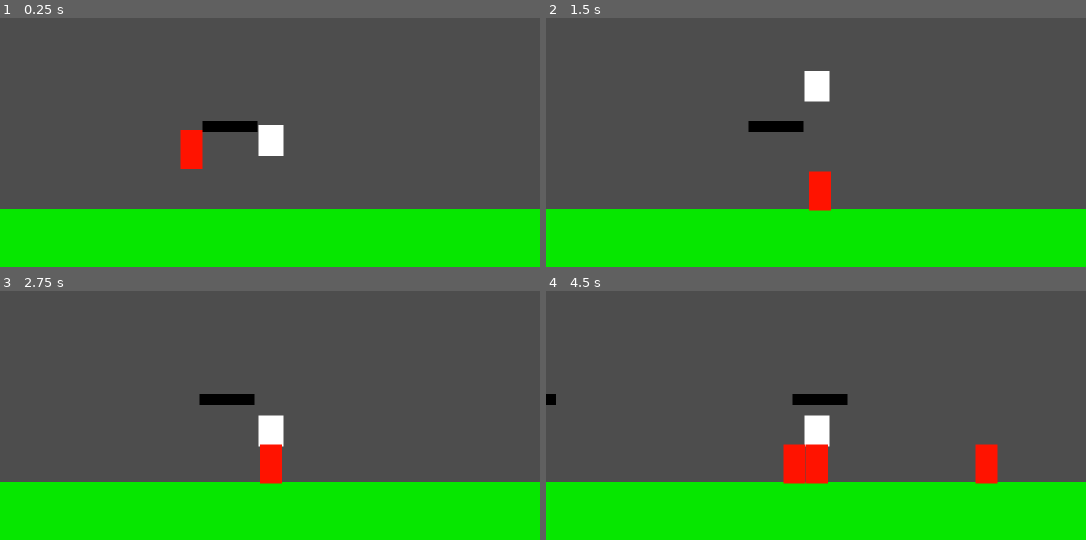
Above: before the commit, frames 1-4 (two rows, left to right).
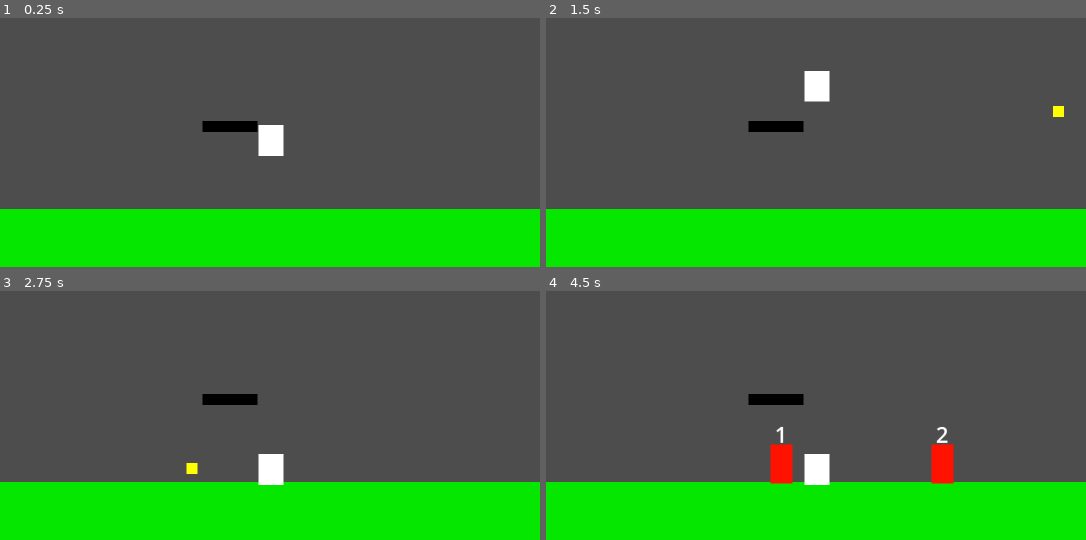
Above: after the commit, the same moments.

Repository: Sergio-Silva-Sousa/popi
Game: Godot game, scene res://scenes/world.tscn
The game is run twice, just before and just after one commit, with the same random seed, the same clock (stepped at 60 frames per second) and the same inputs.
Inputs:
- Up to frame 1 (0.25 s): no input
- Up to frame 2 (1.5 s): hold D (shot_right, bound only after the commit) from 0.53 s (still down); tap Space (jump) at 0.77 s
- Up to frame 3 (2.75 s): tap Space (jump) at 1.52 s; release D (shot_right, bound only after the commit) at 2.03 s; hold A (shot_left, bound only after the commit) from 2.03 s (still down)
- Up to frame 4 (4.5 s): release A (shot_left, bound only after the commit) at 2.78 s; hold D (shot_right, bound only after the commit) 2.78-4.28 s; tap Space (jump) at 3.02, 3.77 s; hold A (shot_left, bound only after the commit) from 4.28 s (still down)

The runs differ from the first frame. In frame 1, 0.7% of the frame differs, in the area x 33-38%, y 44-61%; in frame 2, 0.7%; in frame 3, 1.5%; in frame 4, 4.4%, in the area x 0-84%, y 41-78%.

Commit message:
atualizaacao 2.1

Diff:
--- a/project.godot
+++ b/project.godot
@@ -23,9 +23,13 @@
 
 window/size/viewport_width=1920
 window/size/viewport_height=1080
-window/size/mode=3
+window/size/mode=2
 window/size/window_width_override=1080
 window/size/window_height_override=1920
+
+[global_group]
+
+bullet=""
 
 [input]
 
@@ -60,6 +64,30 @@
 , Object(InputEventJoypadButton,"resource_local_to_scene":false,"resource_name":"","device":-1,"button_index":0,"pressure":0.0,"pressed":true,"script":null)
 ]
 }
+shot_up={
+"deadzone": 0.5,
+"events": [Object(InputEventJoypadMotion,"resource_local_to_scene":false,"resource_name":"","device":-1,"axis":3,"axis_value":-1.0,"script":null)
+, Object(InputEventKey,"resource_local_to_scene":false,"resource_name":"","device":-1,"window_id":0,"alt_pressed":false,"shift_pressed":false,"ctrl_pressed":false,"meta_pressed":false,"pressed":false,"keycode":0,"physical_keycode":87,"key_label":0,"unicode":119,"location":0,"echo":false,"script":null)
+]
+}
+shot_down={
+"deadzone": 0.5,
+"events": [Object(InputEventKey,"resource_local_to_scene":false,"resource_name":"","device":-1,"window_id":0,"alt_pressed":false,"shift_pressed":false,"ctrl_pressed":false,"meta_pressed":false,"pressed":false,"keycode":0,"physical_keycode":83,"key_label":0,"unicode":115,"location":0,"echo":false,"script":null)
+, Object(InputEventJoypadMotion,"resource_local_to_scene":false,"resource_name":"","device":-1,"axis":3,"axis_value":1.0,"script":null)
+]
+}
+shot_left={
+"deadzone": 0.5,
+"events": [Object(InputEventJoypadMotion,"resource_local_to_scene":false,"resource_name":"","device":-1,"axis":2,"axis_value":-1.0,"script":null)
+, Object(InputEventKey,"resource_local_to_scene":false,"resource_name":"","device":-1,"window_id":0,"alt_pressed":false,"shift_pressed":false,"ctrl_pressed":false,"meta_pressed":false,"pressed":false,"keycode":0,"physical_keycode":65,"key_label":0,"unicode":97,"location":0,"echo":false,"script":null)
+]
+}
+shot_right={
+"deadzone": 0.5,
+"events": [Object(InputEventJoypadMotion,"resource_local_to_scene":false,"resource_name":"","device":-1,"axis":2,"axis_value":1.0,"script":null)
+, Object(InputEventKey,"resource_local_to_scene":false,"resource_name":"","device":-1,"window_id":0,"alt_pressed":false,"shift_pressed":false,"ctrl_pressed":false,"meta_pressed":false,"pressed":false,"keycode":0,"physical_keycode":68,"key_label":0,"unicode":100,"location":0,"echo":false,"script":null)
+]
+}
 
 [layer_names]
 
@@ -67,6 +95,9 @@
 2d_physics/layer_2="player"
 2d_physics/layer_3="coins"
 2d_physics/layer_4="enemy"
+2d_physics/layer_5="spawn"
+2d_physics/layer_6="bullet"
+2d_physics/layer_7="hitbox"
 
 [physics]
 
--- /dev/null
+++ b/scenes/bullet.tscn
@@ -0,0 +1,26 @@
+[gd_scene load_steps=3 format=3 uid="uid://bq7w07qdy3gnw"]
+
+[ext_resource type="Script" path="res://scripts/bullet.gd" id="1_4cb2p"]
+
+[sub_resource type="RectangleShape2D" id="RectangleShape2D_t4mg6"]
+
+[node name="bullet" type="Area2D" groups=["bullet"]]
+collision_layer = 32
+collision_mask = 65
+script = ExtResource("1_4cb2p")
+
+[node name="collider" type="CollisionShape2D" parent="."]
+shape = SubResource("RectangleShape2D_t4mg6")
+
+[node name="sprite" type="ColorRect" parent="."]
+offset_left = -10.0
+offset_top = -10.0
+offset_right = 10.0
+offset_bottom = 10.0
+color = Color(1, 1, 0, 1)
+
+[node name="VisibleOnScreenEnabler2D" type="VisibleOnScreenEnabler2D" parent="."]
+enable_node_path = NodePath("")
+
+[connection signal="area_shape_entered" from="." to="." method="_on_area_shape_entered"]
+[connection signal="body_entered" from="." to="." method="_on_body_entered"]
--- a/scenes/enemy.tscn
+++ b/scenes/enemy.tscn
@@ -1,11 +1,13 @@
-[gd_scene load_steps=3 format=3 uid="uid://b81nvsd43b12q"]
+[gd_scene load_steps=4 format=3 uid="uid://b81nvsd43b12q"]
 
 [ext_resource type="Script" path="res://scripts/enemy.gd" id="1_phors"]
+[ext_resource type="PackedScene" uid="uid://cs8plewehiv7j" path="res://scenes/hitbix_enemy.tscn" id="2_mllkc"]
 
 [sub_resource type="RectangleShape2D" id="RectangleShape2D_ps8aw"]
-size = Vector2(40, 70)
+size = Vector2(40, 71)
 
 [node name="enemy" type="CharacterBody2D"]
+position = Vector2(0, 2)
 collision_layer = 8
 collision_mask = 3
 script = ExtResource("1_phors")
@@ -18,5 +20,18 @@
 color = Color(1, 0.0745098, 0, 1)
 
 [node name="collider" type="CollisionShape2D" parent="."]
-position = Vector2(2, -23)
+position = Vector2(2, -24)
 shape = SubResource("RectangleShape2D_ps8aw")
+
+[node name="hibox_enemy" parent="." instance=ExtResource("2_mllkc")]
+position = Vector2(-3, -21)
+collision_layer = 72
+
+[node name="l_life" type="Label" parent="."]
+offset_left = -18.0
+offset_top = -105.0
+offset_right = 22.0
+offset_bottom = -50.0
+theme_override_font_sizes/font_size = 40
+text = "0"
+horizontal_alignment = 1
--- /dev/null
+++ b/scenes/hitbix_enemy.gd
@@ -0,0 +1,16 @@
+extends Area2D
+
+@onready var enemy:CharacterBody2D = get_parent()
+@onready var colision: CollisionShape2D = $colision
+@onready var icollider:CollisionShape2D= $"../collider"
+func _ready() -> void:
+	colision.global_position = icollider.global_position
+	colision.shape.size = icollider.shape.size
+
+
+
+
+
+func _on_area_shape_entered(_area_rid: RID, area: Area2D, _area_shape_index: int, _local_shape_index: int) -> void:
+	if area.is_in_group("bullet"):
+		get_parent().life -= 1
--- /dev/null
+++ b/scenes/hitbix_enemy.tscn
@@ -0,0 +1,15 @@
+[gd_scene load_steps=3 format=3 uid="uid://cs8plewehiv7j"]
+
+[ext_resource type="Script" path="res://scenes/hitbix_enemy.gd" id="1_nc10r"]
+
+[sub_resource type="RectangleShape2D" id="RectangleShape2D_c5mcx"]
+
+[node name="hibox_enemy" type="Area2D"]
+collision_layer = 64
+collision_mask = 32
+script = ExtResource("1_nc10r")
+
+[node name="colision" type="CollisionShape2D" parent="."]
+shape = SubResource("RectangleShape2D_c5mcx")
+
+[connection signal="area_shape_entered" from="." to="." method="_on_area_shape_entered"]
--- a/scenes/plataform.tscn
+++ b/scenes/plataform.tscn
@@ -4,6 +4,7 @@
 size = Vector2(100, 20)
 
 [node name="plataform" type="StaticBody2D"]
+collision_mask = 33
 
 [node name="collider" type="CollisionShape2D" parent="."]
 position = Vector2(-3, 0)
--- a/scenes/player.tscn
+++ b/scenes/player.tscn
@@ -7,7 +7,7 @@
 
 [node name="player" type="CharacterBody2D"]
 collision_layer = 2
-collision_mask = 13
+collision_mask = 29
 script = ExtResource("1_jtfdp")
 
 [node name="collider" type="CollisionShape2D" parent="."]
@@ -26,3 +26,16 @@
 limit_right = 1920
 limit_bottom = 1080
 limit_smoothed = true
+
+[node name="m_bullet" type="Marker2D" parent="."]
+position = Vector2(24, 1)
+
+[node name="cowndown_shot" type="Timer" parent="."]
+wait_time = 0.5
+one_shot = true
+autostart = true
+
+[node name="cowndown_pogo" type="Timer" parent="."]
+wait_time = 0.7
+one_shot = true
+autostart = true
--- a/scenes/world.tscn
+++ b/scenes/world.tscn
@@ -2,33 +2,53 @@
 
 [ext_resource type="Script" path="res://scripts/world.gd" id="1_qpbir"]
 [ext_resource type="PackedScene" uid="uid://efq2wqncwayo" path="res://scenes/player.tscn" id="2_kpaqy"]
-[ext_resource type="PackedScene" uid="uid://b81nvsd43b12q" path="res://scenes/enemy.tscn" id="3_sdslo"]
 [ext_resource type="PackedScene" uid="uid://bvx8xxv728ijx" path="res://scenes/plataform.tscn" id="5_s6w6x"]
+
+[sub_resource type="RectangleShape2D" id="RectangleShape2D_pgjci"]
+size = Vector2(185, 129.5)
 
 [sub_resource type="RectangleShape2D" id="RectangleShape2D_hg3f0"]
 size = Vector2(1931.5, 112)
 
-[node name="world" type="Node2D"]
+[node name="world" type="Node2D" node_paths=PackedStringArray("spawn_right", "spawn_left")]
 script = ExtResource("1_qpbir")
+spawn_right = NodePath("spawn_right/spawn_right")
+spawn_left = NodePath("spawn_left/spawn_left")
 
-[node name="spawn_right" type="Marker2D" parent="."]
+[node name="spawn_right" type="StaticBody2D" parent="."]
+collision_layer = 16
+collision_mask = 2
+
+[node name="collider" type="CollisionShape2D" parent="spawn_right"]
+position = Vector2(1818, 892)
+shape = SubResource("RectangleShape2D_pgjci")
+
+[node name="spawn_right" type="Marker2D" parent="spawn_right"]
 position = Vector2(1868, 901)
 
 [node name="ColorRect" type="ColorRect" parent="spawn_right"]
-offset_left = -150.0
-offset_top = -79.0
-offset_right = 38.0
-offset_bottom = 73.0
+offset_left = 1718.0
+offset_top = 822.0
+offset_right = 1906.0
+offset_bottom = 974.0
 color = Color(1, 0.0313726, 0.176471, 1)
 
-[node name="spawn_left" type="Marker2D" parent="."]
-position = Vector2(29, 918)
+[node name="spawn_left" type="StaticBody2D" parent="."]
+collision_layer = 16
+collision_mask = 2
+
+[node name="collider" type="CollisionShape2D" parent="spawn_left"]
+position = Vector2(68.5, 905.25)
+shape = SubResource("RectangleShape2D_pgjci")
+
+[node name="spawn_left" type="Marker2D" parent="spawn_left"]
+position = Vector2(85, 915)
 
 [node name="ColorRect" type="ColorRect" parent="spawn_left"]
-offset_left = -55.0
-offset_top = -77.0
-offset_right = 133.0
-offset_bottom = 75.0
+offset_left = -28.0
+offset_top = 839.0
+offset_right = 160.0
+offset_bottom = 991.0
 color = Color(1, 0.0313726, 0.176471, 1)
 
 [node name="floor" type="StaticBody2D" parent="."]
@@ -48,9 +68,6 @@
 [node name="player" parent="." instance=ExtResource("2_kpaqy")]
 position = Vector2(872, 812)
 
-[node name="enemy" parent="." instance=ExtResource("3_sdslo")]
-position = Vector2(717, 855)
-
 [node name="plataform" parent="." instance=ExtResource("5_s6w6x")]
 position = Vector2(295, 825)
 
--- /dev/null
+++ b/scripts/bullet.gd
@@ -0,0 +1,23 @@
+extends Area2D
+
+@export var velocity:int =  1000
+var directionx:int = 1
+var directiony:int = 0
+func set_direction(x,y):
+	directionx = x
+	directiony = y
+
+func _physics_process(delta: float) -> void:
+	position.x += velocity * delta * directionx
+	position.y += velocity * delta * directiony
+
+func _on_visible_on_screen_enabler_2d_screen_exited() -> void:
+	queue_free()
+
+
+func _on_area_shape_entered(_area_rid: RID, _area: Area2D, _area_shape_index: int, _local_shape_index: int) -> void:
+	queue_free()
+
+
+func _on_body_entered(_body: Node2D) -> void:
+	queue_free()
--- a/scripts/enemy.gd
+++ b/scripts/enemy.gd
@@ -1,13 +1,17 @@
 extends CharacterBody2D
 
 @onready var player: CharacterBody2D = $"../player"
+@onready var label_life: Label = $l_life
 
 const SPEED = 300
 var direction = 1
-
+var life:int = 3
 func _physics_process(delta: float) -> void:
 	direction = 1 if player.position.x > position.x else -1
 	if not is_on_floor():
 		velocity += get_gravity() * delta
 	velocity.x = SPEED *  direction
+	label_life.text = str(life)
+	if life <= 0:
+		queue_free()
 	move_and_slide()
--- a/scripts/player.gd
+++ b/scripts/player.gd
@@ -1,7 +1,11 @@
 extends CharacterBody2D
 
-
-const SPEED = 500.0
+@onready var timer_shot: Timer = $cowndown_shot
+@onready var timer_pogo: Timer = $cowndown_pogo
+@onready var m_bullet: Marker2D = $m_bullet
+@onready var bullet = preload("res://scenes/bullet.tscn")
+@export var  SPEED =  500.0
+const pogo_force = -300.0
 const JUMP_FORCE = -700.0
 
 func _physics_process(delta: float) -> void:
@@ -15,10 +19,44 @@
 
 	# Get the input direction and handle the movement/deceleration.
 	# As good practice, you should replace UI actions with custom gameplay actions.
+	if timer_shot.is_stopped():
+		if Input.is_action_pressed("shot_left"):
+			m_bullet.position  = Vector2i(-25,1)
+			shot()
+		elif  Input.is_action_pressed("shot_right"):
+			m_bullet.position  = Vector2i(24,1)
+			shot()
+		elif Input.is_action_pressed("shot_up"):
+			m_bullet.position = Vector2i(0,-17)
+		elif  Input.is_action_pressed("shot_down"):
+			m_bullet.position = Vector2i(0,17)
+			shot()
 	var direction := Input.get_axis("left", "right")
 	if direction:
 		velocity.x = direction * SPEED
 	else:
 		velocity.x = move_toward(velocity.x, 0, SPEED)
+
 	position.x = clamp(position.x,20,1875)
+
 	move_and_slide()
+
+func shot():
+	var ibullet:Area2D= bullet.instantiate()
+	add_sibling(ibullet)
+	ibullet.global_position = m_bullet.global_position
+	if m_bullet.position.x >0:
+		ibullet.set_direction(1,0)
+	elif m_bullet.position.x < 0:
+		ibullet.set_direction(-1,0)
+	elif m_bullet.position.y < 0:
+		ibullet.set_direction(0,-1)
+	elif m_bullet.position.y > 0:
+		if timer_pogo.is_stopped():
+			pogo()
+		ibullet.set_direction(0,1)
+	timer_shot.start()
+
+func pogo():
+	velocity.y = pogo_force
+	timer_pogo.start()
--- a/scripts/world.gd
+++ b/scripts/world.gd
@@ -1,15 +1,17 @@
 extends Node2D
 
-@onready var spawn_left: Marker2D = $spawn_left
-@onready var enemy = preload("res://scenes/enemy.tscn")
-@onready var spawn_right: Marker2D = $spawn_right
+@export var spawn_right: Marker2D
+@onready var enemy: = preload("res://scenes/enemy.tscn")
+@export var spawn_left: Marker2D
+
 var p_spawn = 0
+
 func spawn_enemy_left():
-	var ienemy = enemy.instantiate(PackedScene.GEN_EDIT_STATE_MAIN)
+	var ienemy = enemy.instantiate()
 	ienemy.global_position = spawn_left.global_position
 	add_child(ienemy)
 func spawn_enemy_right():
-	var ienemy = enemy.instantiate(PackedScene.GEN_EDIT_STATE_MAIN)
+	var ienemy = enemy.instantiate()
 	ienemy.global_position = spawn_right.global_position
 	add_child(ienemy)
 
Not shown, added: export_presets.cfg
